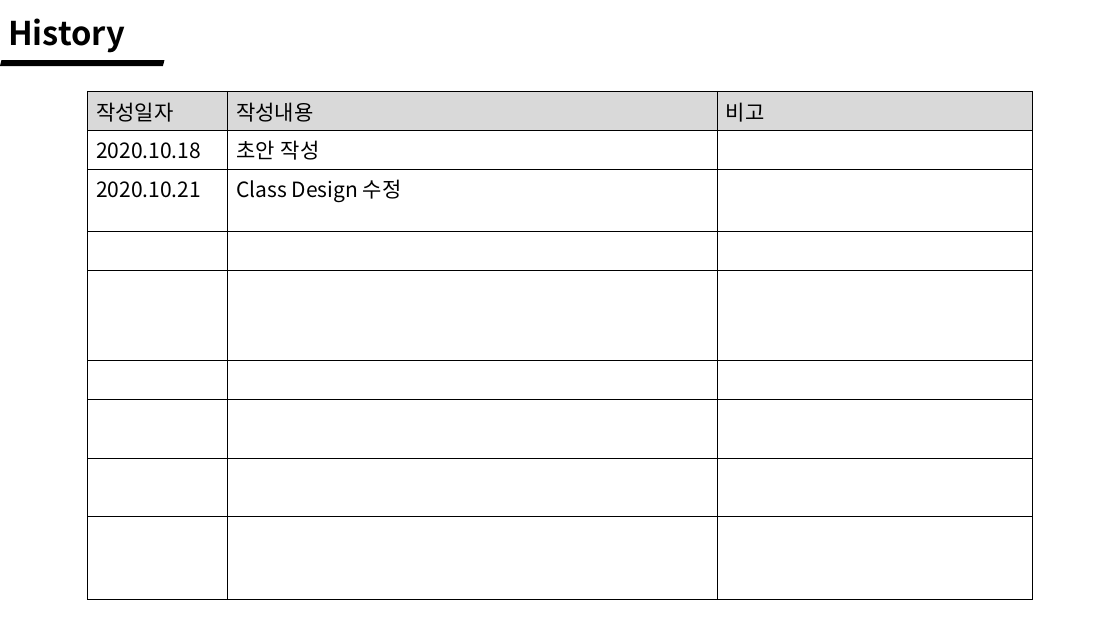
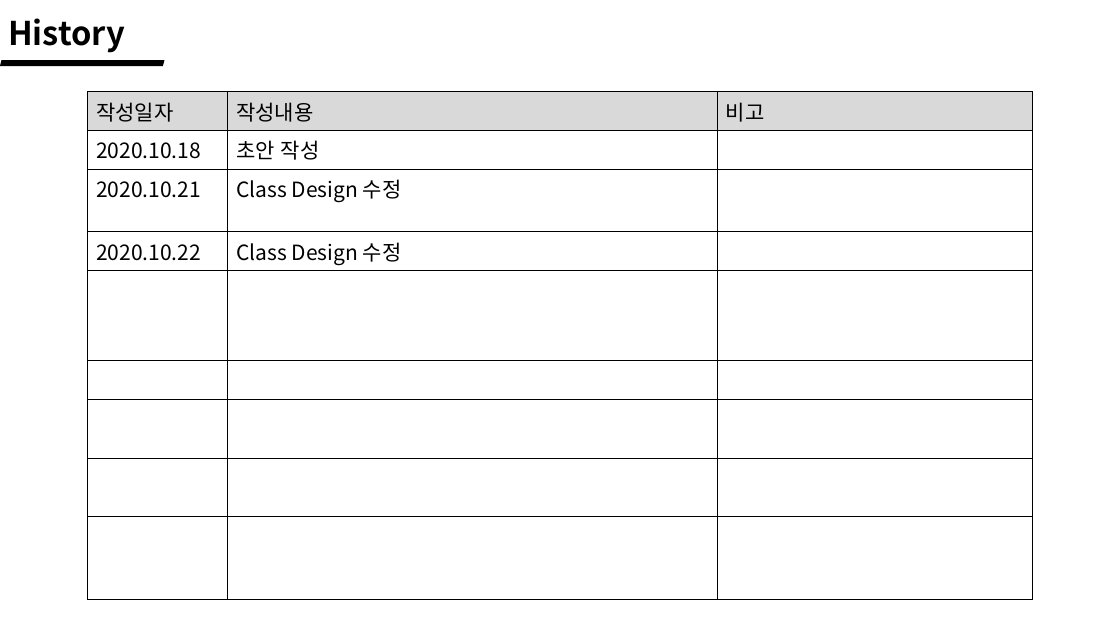
Before and after one commit to wlrud753/CarryCarrot, a slide deck: slide 2 of 기획서/당근키우기 데이터 설계.pptx. Drawn at 1120x630 pixels with LibreOffice and Linux fonts; fonts in the diff are those of the drawing. Boxes give left, top, right and bottom in pixels: in the first picture for what was removed or moved away, otherwise in the second. Text is boxed around its words. In the diff, an @@ line names an element or a change of style, - is before the commit and + after.

Commit message:
데이터 설계/시스템 문서 수정

```diff
--- a/기획서/당근키우기 데이터 설계.pptx
+++ b/기획서/당근키우기 데이터 설계.pptx
@@ table at (88,92,1033,592) @@
+row 4: 2020.10.22 | Class Design 수정 | 
-row 9:  |  | 
```
Also in this commit, not shown: 1 other slide changed, 1 other file.
